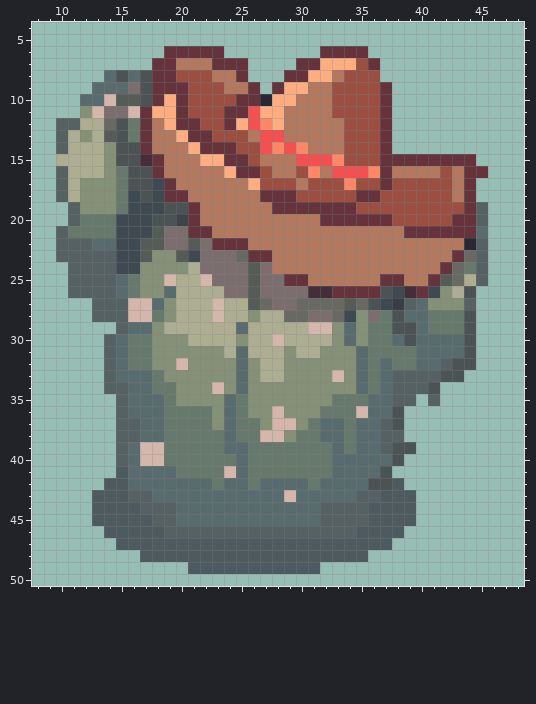
One commit to this pixel-art sprite: Assets/Commons/Sprites/Props/Cactus Animato/CACTUS dance8.png. Above: the version before the commit.
The file is 250x270 pixels, drawn in blocks of 5x5; one block is one cell here. Colours within 5 levels of each other are drawn and written as one. Shown: x 8..48, y 4..50.
After:
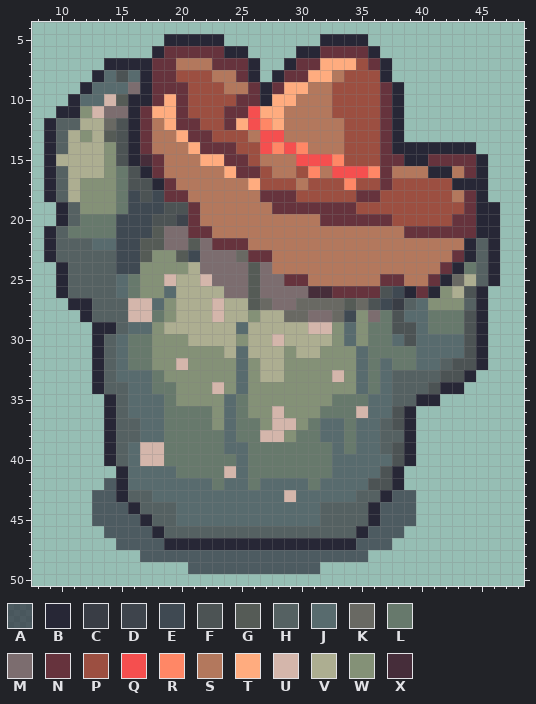
Palette (. is transparent): A #272736a7  B #272736  C #393d45  D #3e444c  E #3f4952  F #4c5354  G #555b56  H #556162  J #586b6e  K #696963  L #67796c  M #7c6d6f  N #66333d  P #9c4f41  Q #f54f4f  R #ff8766  S #b3785d  T #ffac7f  U #d4b6ab  V #adae91  W #849177  X #462d3a
Diff:
Changed rows in their new state; - is an unchanged pixel.
first column x 9:
 5 ----------BBBBB--------BBBB-----------
 6 ---------B-----BB----BB----B----------
 7 -----BBBB--------B--B-------B---------
 8 ----B---B--------B-B--------B---------
 9 ---B----B---------B----------B--------
10 --B----BB--------------------B--------
11 -BB----B---------------------B--------
12 B------B---------------------B--------
13 B------B---------------------B--------
14 B------B---------------------BBBBBBB--
15 B------B----------------------BB----B-
16 B-------B-----------------------BB--B-
17 B--------B------------------------BBB-
18 B-----------------------------------B-
19 -B----------------------------------BB
20 -B----------------------------------BB
21 B-----------------------------------BB
22 B------------------------------------B
23 B----------------------------------B-B
24 -B--------------------------------B--B
25 -B-------------------------------B---B
26 -B----------------------------B-B---B-
27 --BB--------------------------------B-
28 ---B--------------------------------B-
29 ----BB------------------------------B-
30 ----B-------------------------------B-
31 ----B-------------------------------B-
32 ----B-------------------------------B-
33 ----B------------------------------B--
34 ----B----------------------------BB---
35 -----B-------------------------BB-----
36 -----B------------------------B-------
37 -----B------------------------B-------
38 -----B------------------------B-------
39 -----B------------------------B-------
40 -----B------------------------B-------
41 ------B----------------------B--------
42 ------B----------------------B--------
43 ------B---------------------B---------
44 -------B-------------------B----------
45 --------B------------------B----------
46 ---------B----------------B-----------
47 ----------BBBBBBBBBBBBBBBB------------
